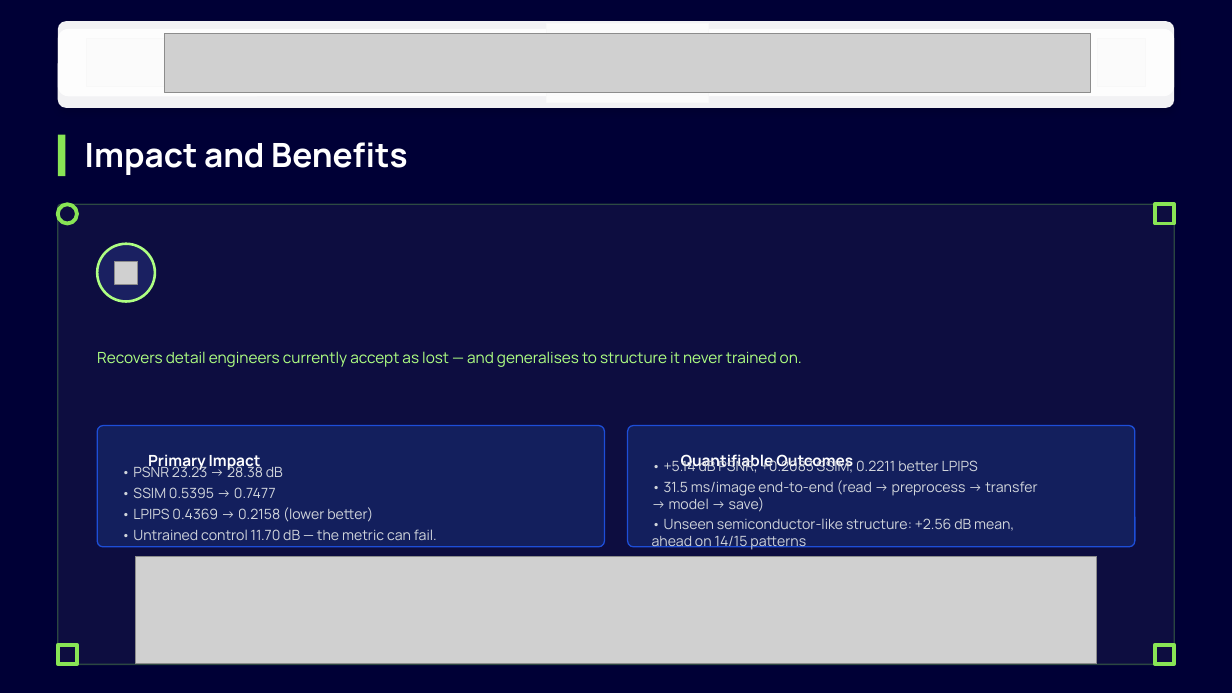
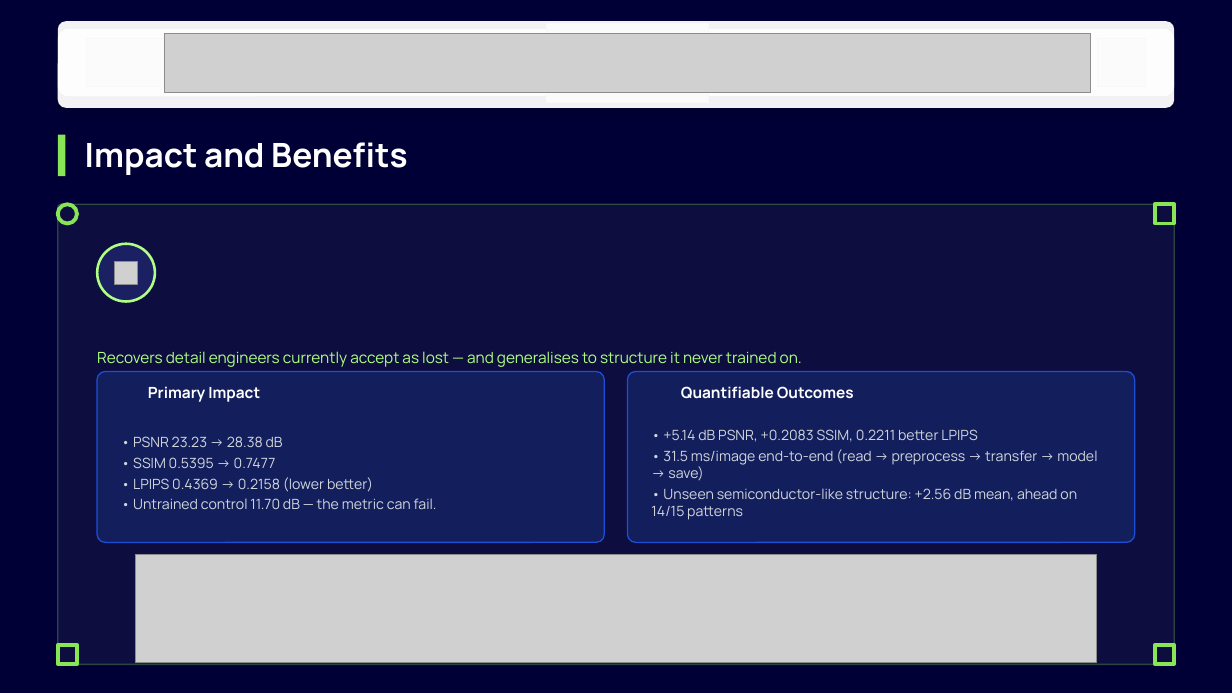
Before and after one commit to bevinj2255/i4c_hackathon, a slide deck: slide 6 of solution_presentation.pptx. Drawn at 1232x693 pixels with LibreOffice and Linux fonts; fonts in the diff are those of the drawing; grey boxes stand for pictures; background and template pictures are left out; a plain dark background stands for a picture behind light text. Boxes give left, top, right and bottom in pixels: in the first picture for what was removed or moved away, otherwise in the second. Text is boxed around its words. In the diff, an @@ line names an element or a change of style, - is before the commit and + after.

Commit message:
Proofread the deck by rendering it, and fix what that exposed
Set academic year to 4th. Then rendered all 7 PDF pages to images and looked at them,
rather than only checking that the text was present. Text can be correct and still be
unreadable, and five real defects were only visible that way:

  - the Proposed Solution bullets overflowed their card and printed over the SOLUTION
    DETAILS label. The card resize had silently done nothing: the selector filtered on
    'not sh.has_text_frame', but auto-shapes HAVE a text frame, so it matched no shapes
    and failed without error.
  - 'Bevin Punnoose Jacob' wrapped onto three lines and the email broke mid-word
    ('govindinferno@gmail.co / m') in the template's 1.2in boxes. Widened them.
  - two badge icons on the Impact slide sat on top of the metric text after the cards
    moved up; they now move with their labels.
  - the references were printed under the heading 'Prototype / Simulation Video', which
    mislabels them. They now have their own REFERENCES block, and the video box states
    plainly that no video was submitted.
  - the stack line listed finetune_ood, an experiment we measured and rejected. It
    contributed nothing to the shipped weights and does not belong on a results slide.

Cards are now sized to their content and text is placed inside them instead of being
allowed to spill.

```diff
--- a/solution_presentation.pptx
+++ b/solution_presentation.pptx
@@ rounded rectangle: place and size @@
-rounded rectangle at <box>97,426,604,547</box>
+rounded rectangle at <box>97,372,604,543</box>
@@ text "Primary Impact": place and size @@
-text "Primary Impact" at <box>148,454,261,471</box>
+text "Primary Impact" at <box>148,386,260,402</box>
@@ rounded rectangle: place and size @@
-rounded rectangle at <box>628,426,1135,547</box>
+rounded rectangle at <box>628,372,1135,543</box>
@@ text "Quantifiable Outcomes" rewrapped from <box>681,454,853,471</box> to <box>681,386,854,399</box> @@
@@ text "• PSNR 23.23 → 28.38 ...": place and size @@
-text "• PSNR 23.23 → 28.38 ..." at <box>133,464,437,540</box>
+text "• PSNR 23.23 → 28.38 ..." at <box>133,436,437,509</box>
@@ text "• +5.14 dB PSNR, +0.2083 ..." rewrapped from <box>652,457,1037,550</box> to <box>651,429,1097,520</box> @@
```
Also in this commit, not shown: 6 other slides changed, 2 other files.
